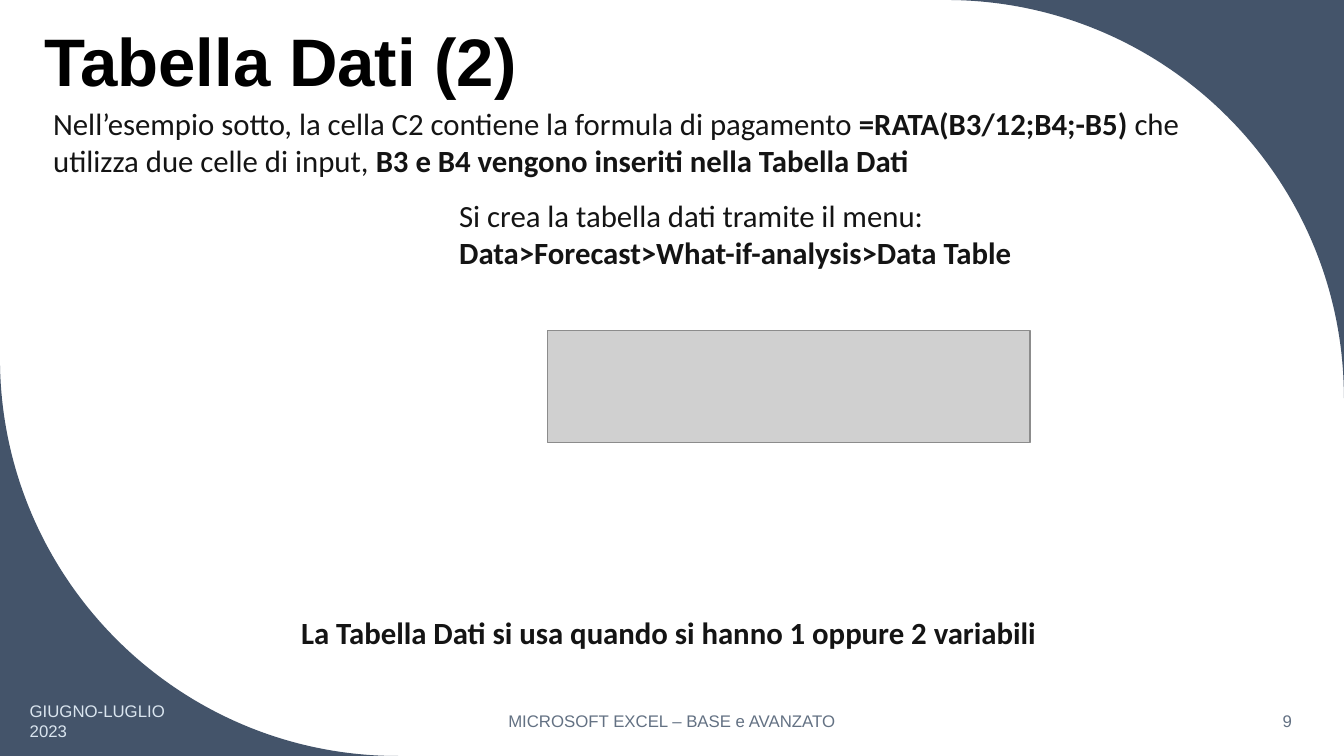
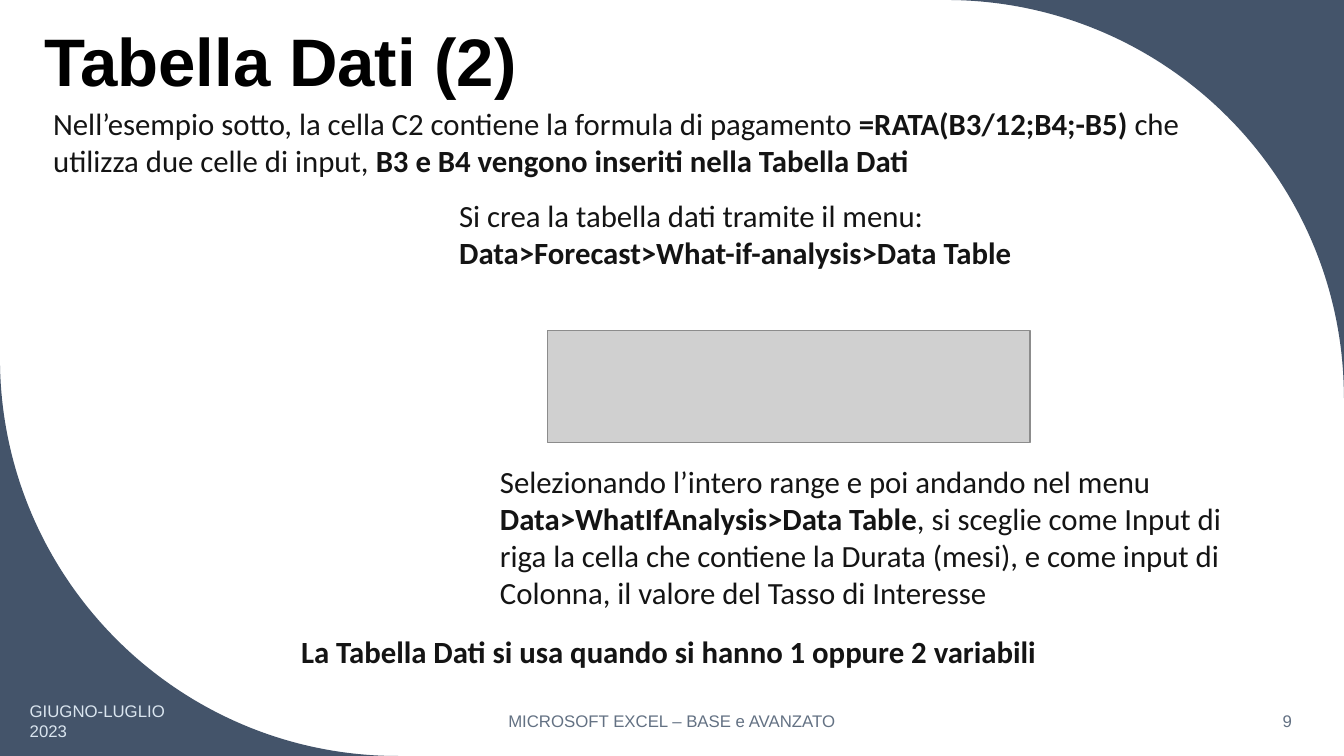
Before and after one commit to teispir/excel, a slide deck: slide 9 of ppt/Corso_Excel_Base_Avanzato_Parte6.pptx. Drawn at 1344x756 pixels with LibreOffice and Linux fonts; fonts in the diff are those of the drawing; grey boxes stand for pictures. Boxes give left, top, right and bottom in pixels: in the first picture for what was removed or moved away, otherwise in the second. Text is boxed around its words. In the diff, an @@ line names an element or a change of style, - is before the commit and + after.

Commit message:
Aggiornata slide con Tabella Dati a 2 variabili

```diff
--- a/ppt/Corso_Excel_Base_Avanzato_Parte6.pptx
+++ b/ppt/Corso_Excel_Base_Avanzato_Parte6.pptx
@@ text added at [500,471,1221,608], 22 pt, text #141414 @@
+Selezionando l’intero range e poi andando nel menu Data>WhatIfAnalysis>Data Table, si sceglie come Input di riga la cella che contiene la Durata (mesi), e come input di Colonna, il valore del Tasso di Interesse
@@ text "La Tabella Dati si usa ...": place and size @@
-text "La Tabella Dati si usa ..." at [301,622,1036,649]
+text "La Tabella Dati si usa ..." at [301,641,1036,668]
```
Also in this commit, not shown: 6 other slides changed, 3 other files.
